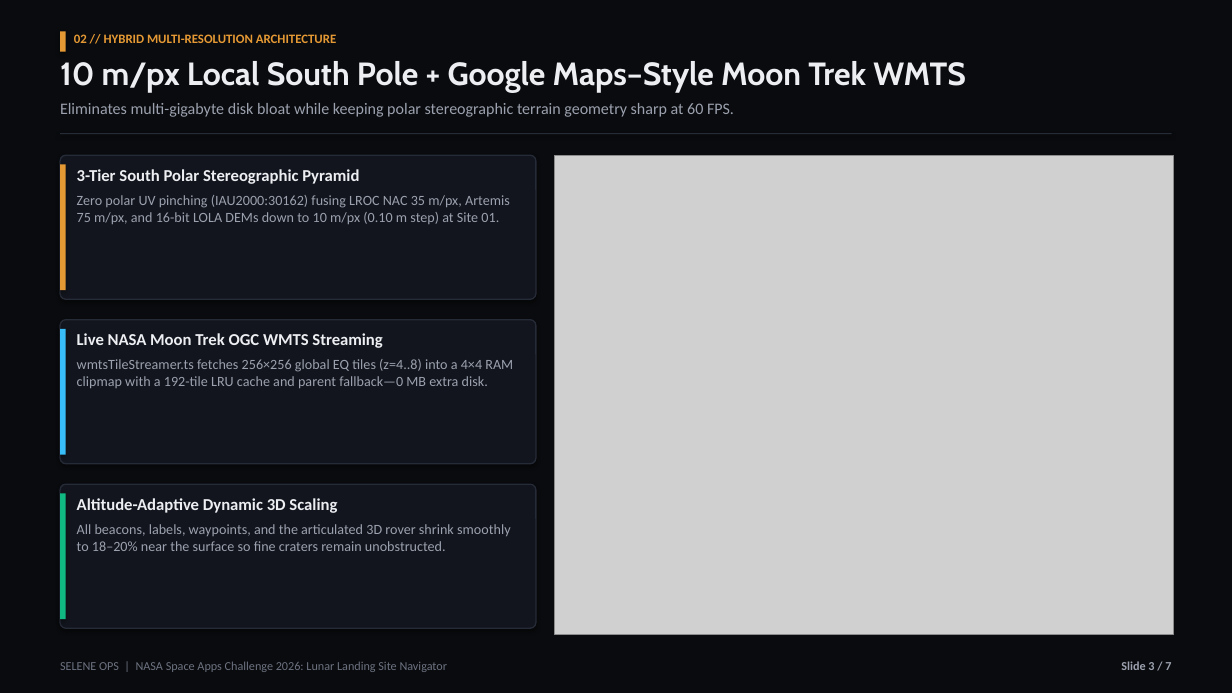
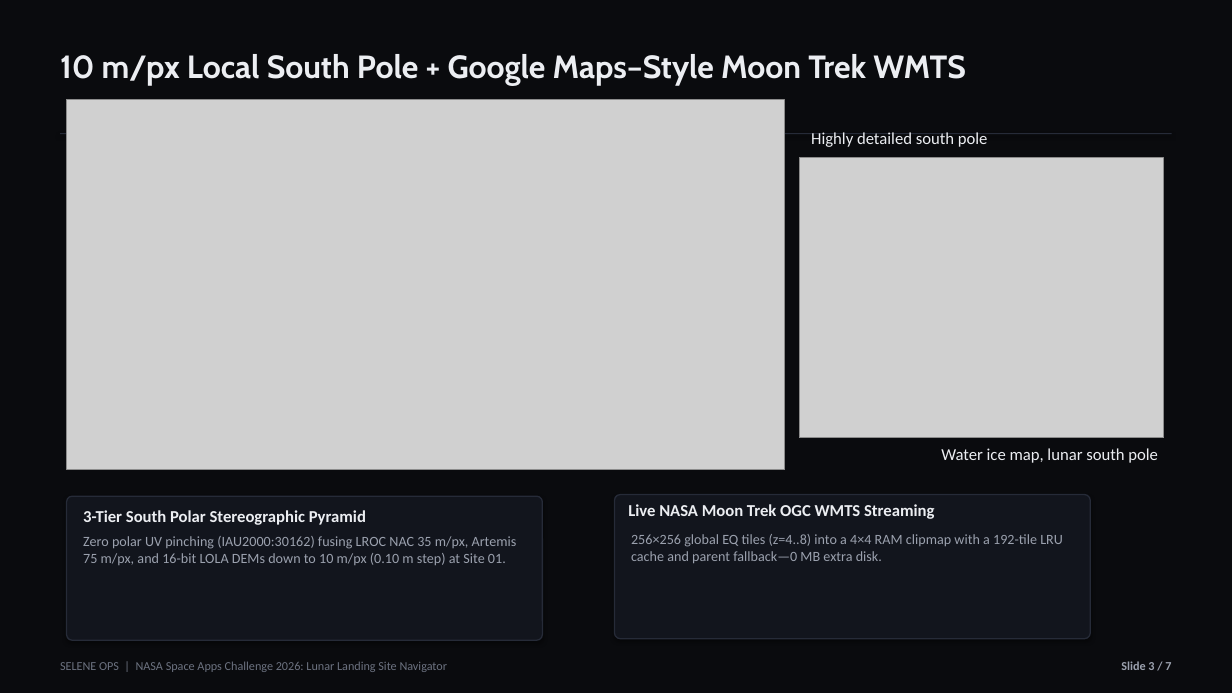
Before and after one commit to AryanBanker07/selene_ops, a slide deck: slide 4 of public/SELENE_OPS_SpaceApps_2026_Presentation.pptx (slide 3 before the commit). Drawn at 1232x693 pixels with LibreOffice and Linux fonts; fonts in the diff are those of the drawing; grey boxes stand for pictures. Boxes give left, top, right and bottom in pixels: in the first picture for what was removed or moved away, otherwise in the second. Text is boxed around its words. In the diff, an @@ line names an element or a change of style, - is before the commit and + after.

Commit message:
feat: add moveable, minimizable multi-window panels via DraggableWindow

```diff
--- a/public/SELENE_OPS_SpaceApps_2026_Presentation.pptx
+++ b/public/SELENE_OPS_SpaceApps_2026_Presentation.pptx
@@ text "10 m/px Local South Pole ...": place and size @@
-text "10 m/px Local South Pole ..." at (60, 61, 966, 93)
+text "10 m/px Local South Pole ..." at (60, 54, 966, 86)
@@ rectangle removed at (60, 31, 66, 52) @@
@@ text removed at (74, 34, 336, 43) @@
-02 // HYBRID MULTI-RESOLUTION ARCHITECTURE
@@ text removed at (60, 103, 734, 117) @@
-Eliminates multi-gigabyte disk bloat while keeping polar stereographic terrain geometry sharp at 60 FPS.
@@ picture added at (67, 100, 785, 470) @@
@@ text added at (811, 132, 988, 147), 13 pt, text #ECEEF2 @@
+Highly detailed south pole
@@ rectangle removed at (60, 165, 66, 290) @@
@@ picture removed at (555, 156, 1174, 635) @@
@@ picture added at (799, 158, 1165, 438) @@
@@ rectangle removed at (60, 329, 66, 455) @@
@@ text added at (941, 448, 1158, 463), 13 pt, text #ECEEF2 @@
+Water ice map, lunar south pole
@@ rounded rectangle removed at (60, 484, 536, 628) @@
@@ rectangle removed at (60, 494, 66, 619) @@
@@ 2 texts, 1 rounded rectangle: place and size @@
-2 texts, 1 rounded rectangle at (60, 155, 536, 299)
+2 texts, 1 rounded rectangle at (67, 496, 543, 640)
@@ text removed at (77, 498, 337, 513) @@
-Altitude-Adaptive Dynamic 3D Scaling
@@ rounded rectangle: place and size @@
-rounded rectangle at (60, 320, 536, 464)
+rounded rectangle at (615, 494, 1091, 639)
@@ text "Live NASA Moon Trek OGC ...": place and size @@
-text "Live NASA Moon Trek OGC ..." at (77, 333, 382, 348)
+text "Live NASA Moon Trek OGC ..." at (628, 504, 934, 519)
@@ text removed at (77, 524, 511, 551) @@
-All beacons, labels, waypoints, and the articulated 3D rover shrink smoothly to 18–20% near the surface so fine craters remain unobstructed.
@@ text at (631, 534, 1063, 563): text changed @@
-wmtsTileStreamer.ts fetches 256×256 global EQ tiles (z=4..8) into a 4×4 RAM clipmap with a 192-tile LRU cache and parent fallback—0 MB extra disk.
+256×256 global EQ tiles (z=4..8) into a 4×4 RAM clipmap with a 192-tile LRU cache and parent fallback—0 MB extra disk.
```
Also in this commit, not shown: 5 other slides changed, 4 other files.
